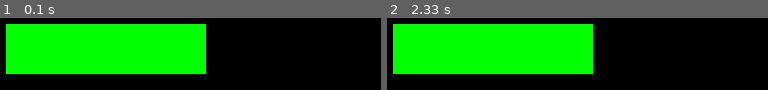
Above: before the commit, frames 1-2 (left to right).
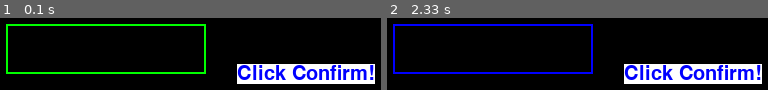
Above: after the commit, the same moments.

Repository: Zag5A6167/Pygame-Clicker-Game-Score-with-PHP-MySQL-Backend
Game: pygame game, started from main.py
Two runs of this game, one before a commit and one after it. Both use one fixed random seed, a clock stepped at 60 frames per second and the inputs below.
Inputs (mouse positions are in pixels of both pictures, inside the frame that each line leads up to):
- Up to frame 1 (0.1 s): no input
- Up to frame 2 (2.33 s): click (493, 23) at 0.38 s; click (691, 74) at 0.72 s, where only the run after the commit has a clickable "Click Confirm!"; click (493, 48) at 1.05 s; click (outside the picture) at 1.38 s; click (493, 48) at 2.22 s

The runs differ from the first frame. In frame 1, 43% of the frame differs, in the area x 2-99%, y 11-92%; in frame 2, 47%, in the area x 1-99%, y 8-92%.

Commit message:
text input & button confirm

Diff:
--- a/main.py
+++ b/main.py
@@ -15,7 +15,7 @@
 
 ### Font
 
-font = pygame.font.Font(None,32);
+input_font = pygame.font.Font(None,32);
 userText = ''
 
 ## rect for text
@@ -23,8 +23,32 @@
 rect_height = 50
 rect = pygame.Rect(SCREEN_WIDTH_CENTER - rect_width // 2,SCREEN_HEIGHT_CENTER, rect_width, rect_height)
 
+is_active = False
+colorActive = (0,0,255)
+colorInactive = (0,255,0)
+
+currColorRect = colorInactive
+
+
+
+#### Btn
+
+btn_font = pygame.font.Font(None,30)
+button_width = 100
+button_height = 100
+
+button_rect = pygame.Rect(SCREEN_WIDTH_CENTER - button_width // 2 + rect_width ,
+                          SCREEN_HEIGHT_CENTER - button_height // 2 + rect_height ,
+                          button_width, button_height)
+
+
+
+
 
 running = True
+
+
+
 
 while running:
 
@@ -33,12 +57,45 @@
         if event.type == pygame.QUIT:
             running = False
 
+        if event.type == pygame.MOUSEBUTTONDOWN:
+            if rect.collidepoint(event.pos):
+                print(is_active)
+                is_active =  not is_active
+            else:
+                is_active = False
+
+            if is_active:
+                currColorRect = colorActive
+            else:
+                currColorRect = colorInactive
+
+
+            if button_rect.collidepoint(event.pos):
+                if len(userText) >= 1:
+                    userText = ''
+                    print("Ok ")
+        if is_active:
+            if event.type == pygame.KEYDOWN:
+                if event.unicode.isalpha():
+                    if len(userText) < 10 :
+                        userText += event.unicode
+
 
     screen.fill(BLACK)
 
 
 
-    pygame.draw.rect(screen,(0,255,0),rect)
+    text_surface = input_font.render(userText, True, (255, 255, 255))
+    screen.blit(text_surface, (rect.x+5, rect.y+5))
+
+
+    pygame.draw.rect(screen, (255,255,255), button_rect)
+    btn_text_surface = btn_font.render("Click Confirm!", True, (0,0,255))
+    button_rect = btn_text_surface.get_rect(center=button_rect.center)
+    screen.blit(btn_text_surface,button_rect)
+
+
+    pygame.draw.rect(screen,currColorRect,rect,2)
     pygame.display.flip()
 
     clock.tick(60)
--- /dev/null
+++ b/tempCodeRunnerFile.py
@@ -0,0 +1,2 @@
+
+                cu
